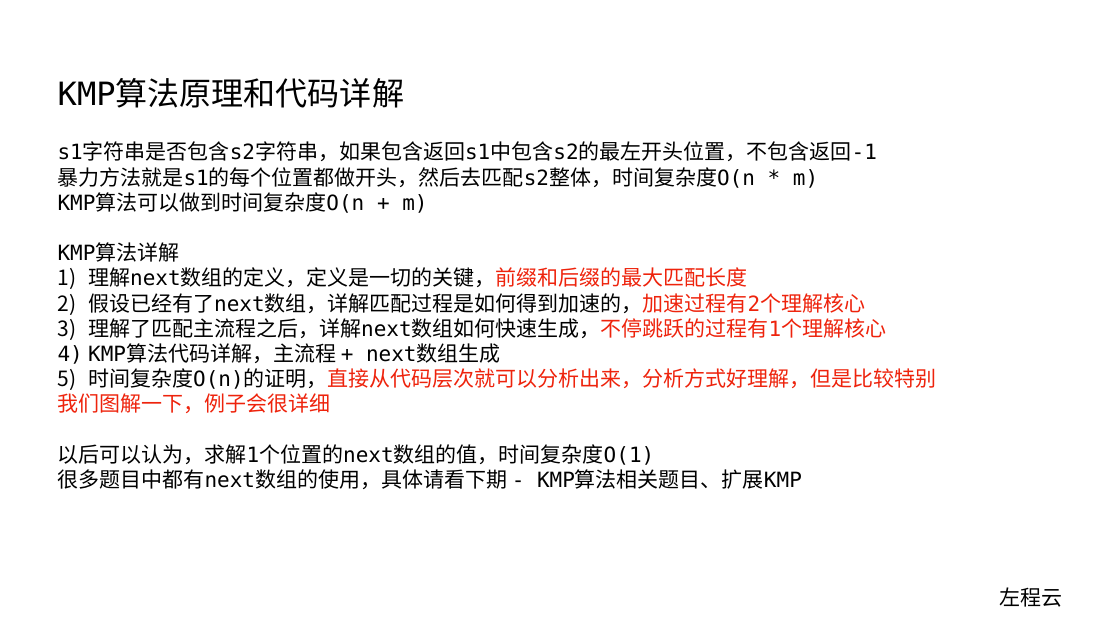
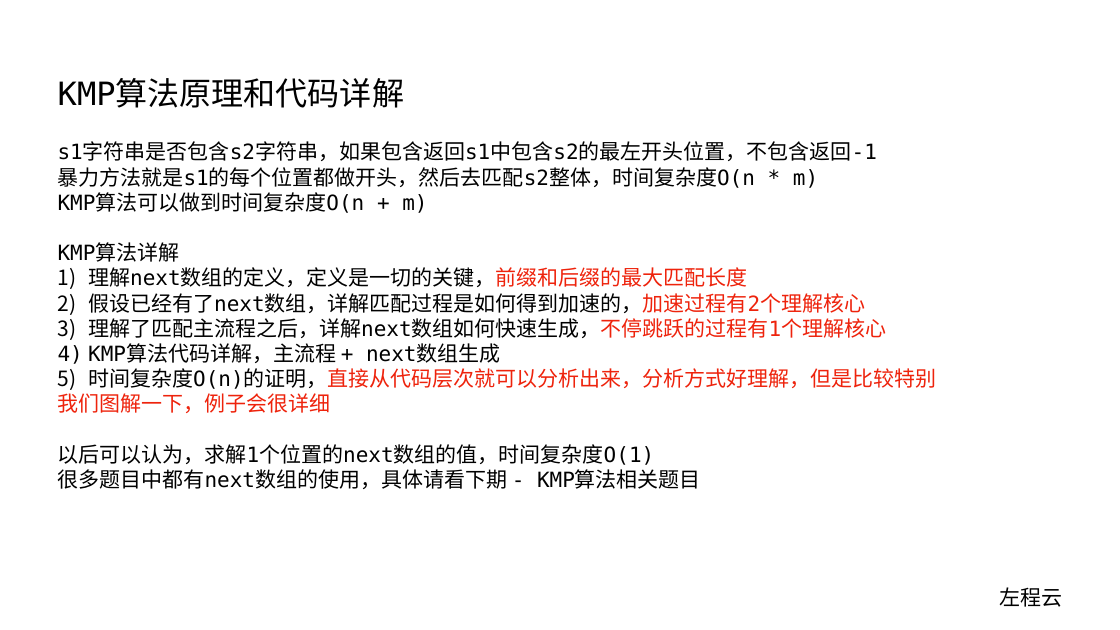
Before and after one commit to algorithmzuo/algorithm-journey, a slide deck: slide 2 of ppt/算法讲解100【扩展】 KMP算法原理和代码详解.pptx. Drawn at 1120x630 pixels with LibreOffice and Linux fonts; fonts in the diff are those of the drawing. Boxes give left, top, right and bottom in pixels: in the first picture for what was removed or moved away, otherwise in the second. Text is boxed around its words. In the diff, an @@ line names an element or a change of style, - is before the commit and + after.

```diff
--- a/ppt/算法讲解100【扩展】 KMP算法原理和代码详解.pptx
+++ b/ppt/算法讲解100【扩展】 KMP算法原理和代码详解.pptx
@@ text at <box>58,469,701,489</box>: text changed @@
-很多题目中都有next数组的使用，具体请看下期 - KMP算法相关题目、扩展KMP
+很多题目中都有next数组的使用，具体请看下期 - KMP算法相关题目
```
Also in this commit, not shown: 1 other slide changed, 4 other files.
